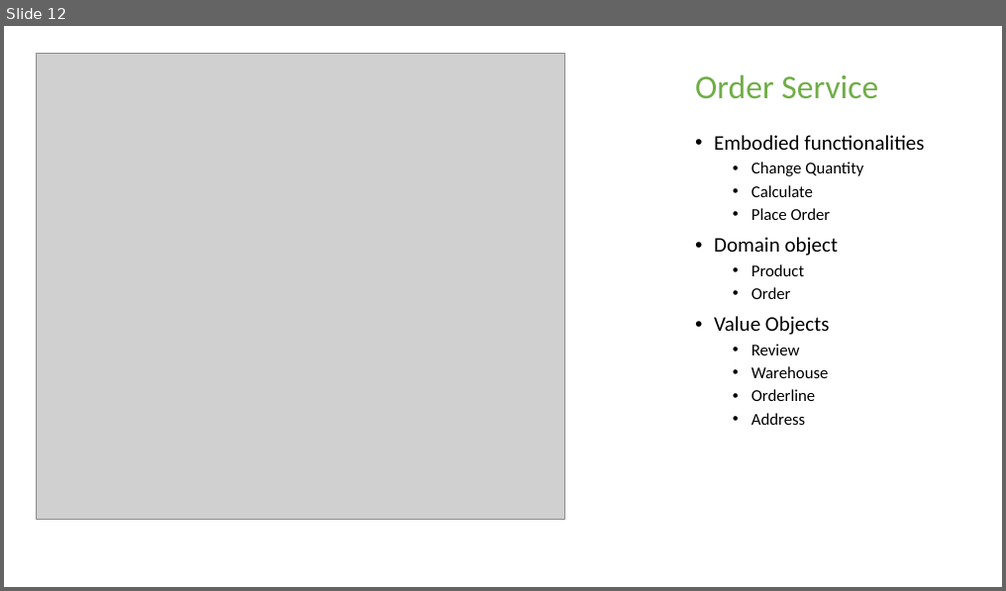
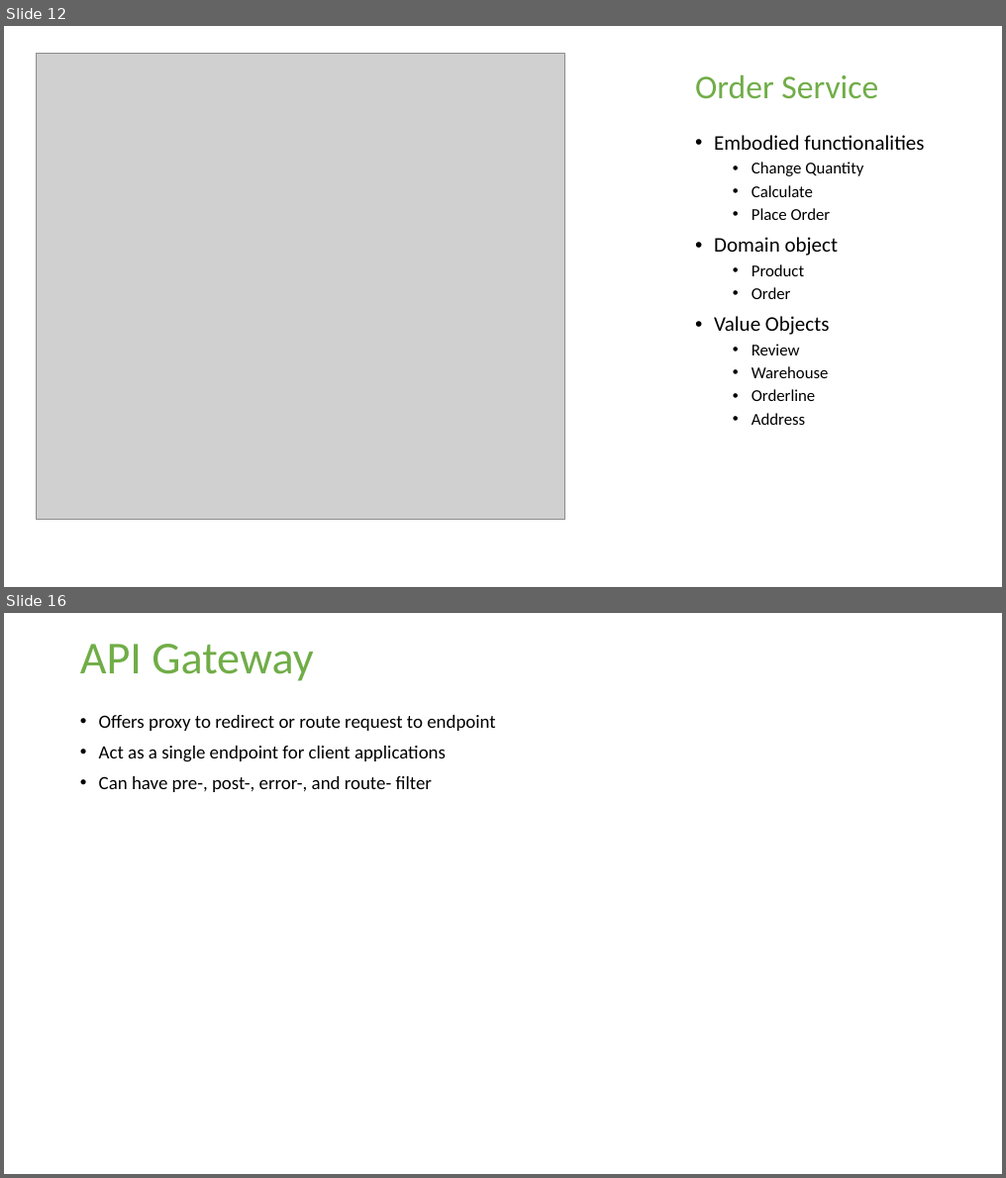
Before and after one commit to Technomax/Swa.WebStore, a slide deck: Documents/WebStore Presentation.pptx. Shown one above the other, each under a label of ours: slide 12 before the commit, slides 12 and 16 after it; the slides between them are not shown. The pictures are 1006x591 and 1006x1178 pixels, drawn with LibreOffice and Linux fonts; fonts in the diff are those of the drawing; grey boxes stand for pictures; background and template pictures are left out. Boxes give left, top, right and bottom in pixels: in the first picture for what was removed or moved away, otherwise in the second. Text is boxed around its words. In the diff, an @@ line names an element or a change of style, - is before the commit and + after.

```diff
--- a/Documents/WebStore Presentation.pptx
+++ b/Documents/WebStore Presentation.pptx
@@ slide 16 added at (4,613,1002,1174), background picture (left out) @@
@@ title added at (80,644,313,681), 44 pt, text #70AD47 @@
+API Gateway
@@ text added at (99,715,495,792), 18 pt, text #000000 @@
+• Offers proxy to redirect or route request to endpoint
+• Act as a single endpoint for client applications
+• Can have pre-, post-, error-, and route- filter
```
Also in this commit, not shown: 3 other slides added, 4 other files.
